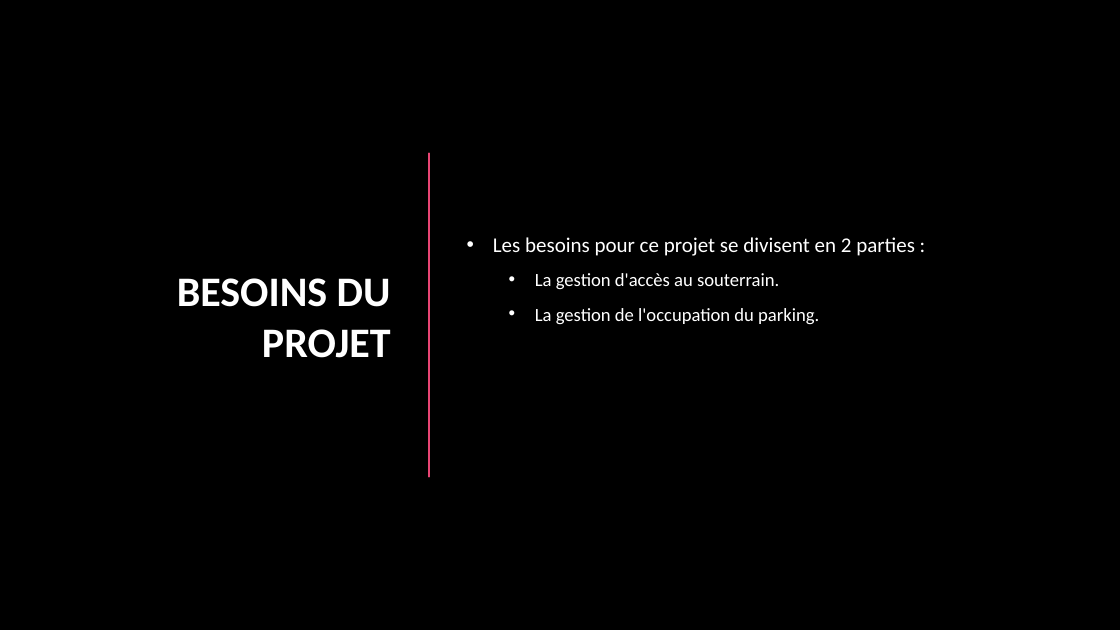
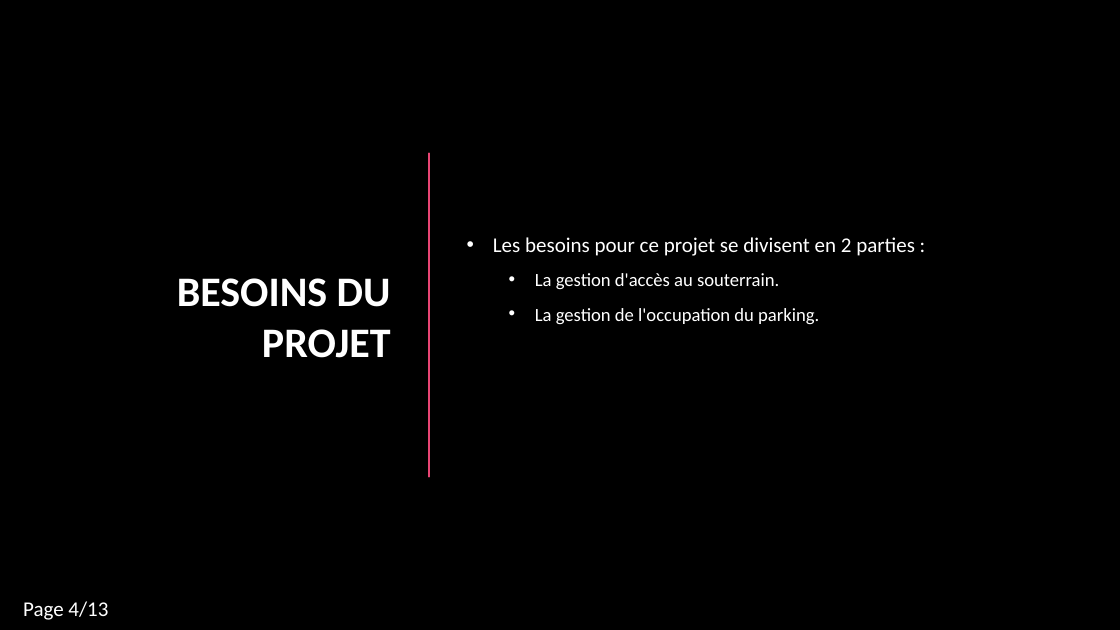
Before and after one commit to camillelahaut/SFL1-Parking-, a slide deck: slide 4 of Commun/Membres/Willy/Présentation revu de projet 1.pptx. Drawn at 1120x630 pixels with LibreOffice and Linux fonts; fonts in the diff are those of the drawing; background and template pictures are left out. Boxes give left, top, right and bottom in pixels: in the first picture for what was removed or moved away, otherwise in the second. Text is boxed around its words. In the diff, an @@ line names an element or a change of style, - is before the commit and + after.

```diff
--- a/Commun/Membres/Willy/Présentation revu de projet 1.pptx
+++ b/Commun/Membres/Willy/Présentation revu de projet 1.pptx
@@ text added at bbox=[23, 601, 108, 620], 18 pt, text #FFFFFF @@
+Page 4/13
```
Also in this commit, not shown: 10 other slides changed, 3 slides added, 2 slides removed.
